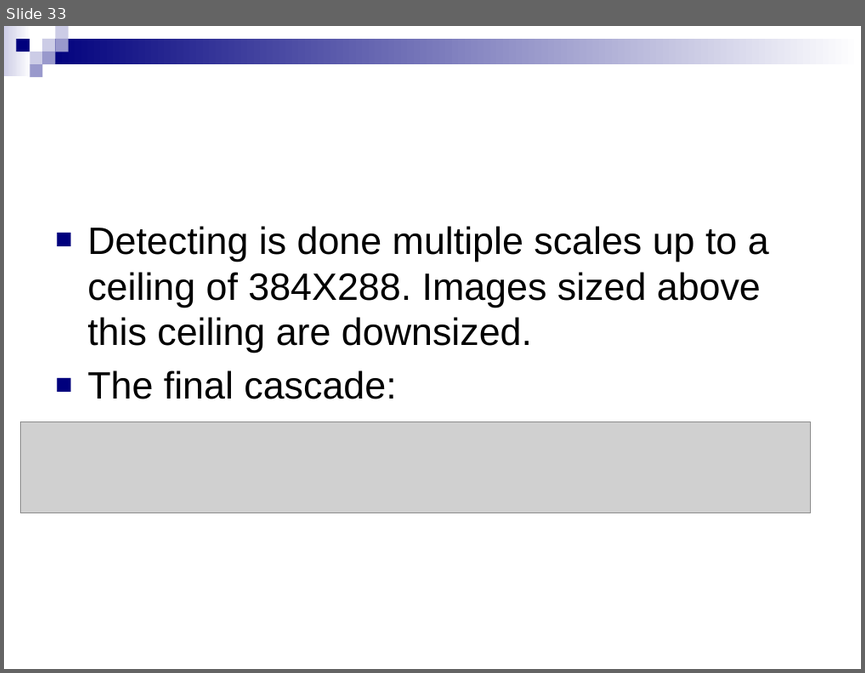
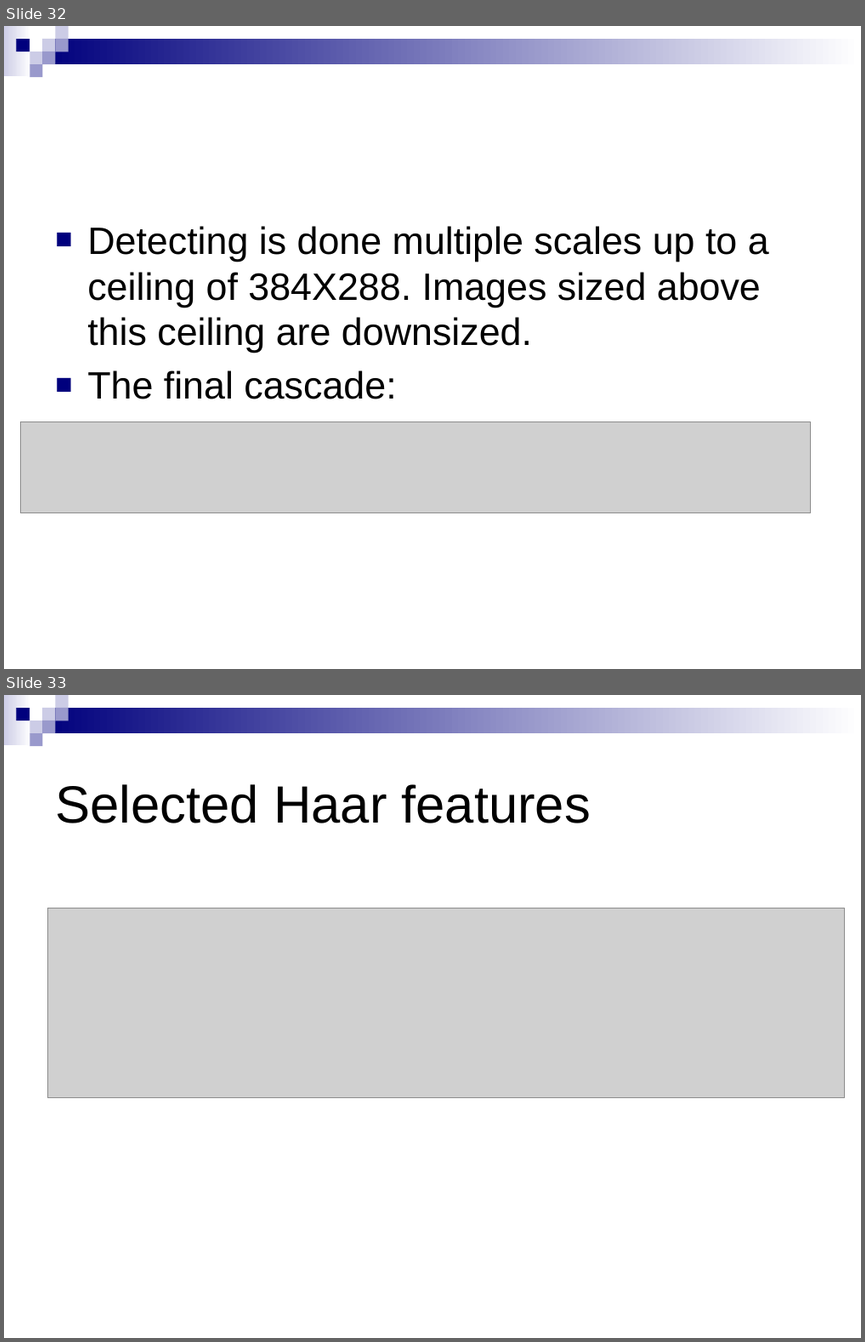
Before and after one commit to daniel769/Robust-real-time-face-detection, a slide deck: ProjectPresentation.pptx. Shown one above the other, each under a label of ours: slide 33 before the commit, slides 32 and 33 after it. The pictures are 865x673 and 865x1342 pixels, drawn with LibreOffice and Linux fonts; fonts in the diff are those of the drawing; grey boxes stand for pictures. Boxes give left, top, right and bottom in pixels: in the first picture for what was removed or moved away, otherwise in the second. Text is boxed around its words. In the diff, an @@ line names an element or a change of style, - is before the commit and + after.

```diff
--- a/ProjectPresentation.pptx
+++ b/ProjectPresentation.pptx
@@ slide 33 added at <box>4,695,861,1338</box>, background #FFFFFF; not listed: 9 template elements that a slide beside it also shows @@
@@ title added at <box>55,784,590,823</box>, 44 pt, text #000000 @@
+Selected Haar features
@@ picture added at <box>47,908,844,1098</box> @@
@@ what was slide 33 is now slide 32 @@
```
Also in this commit, not shown: 2 slides removed, 5 other files.
